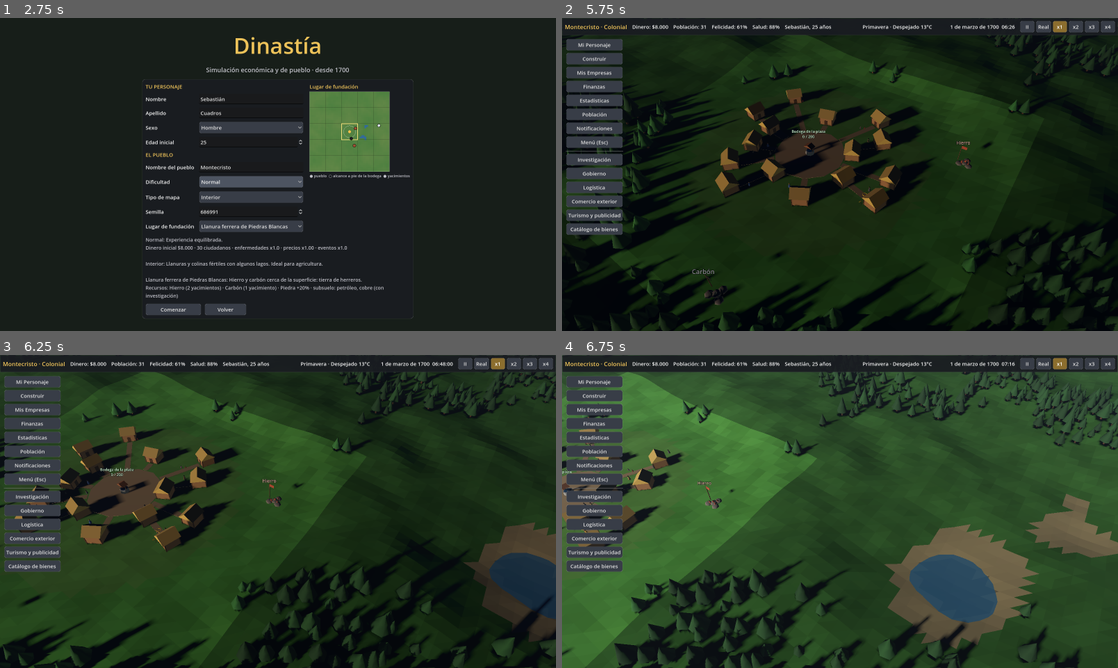
Above: before the commit, frames 1-4 (two rows, left to right).
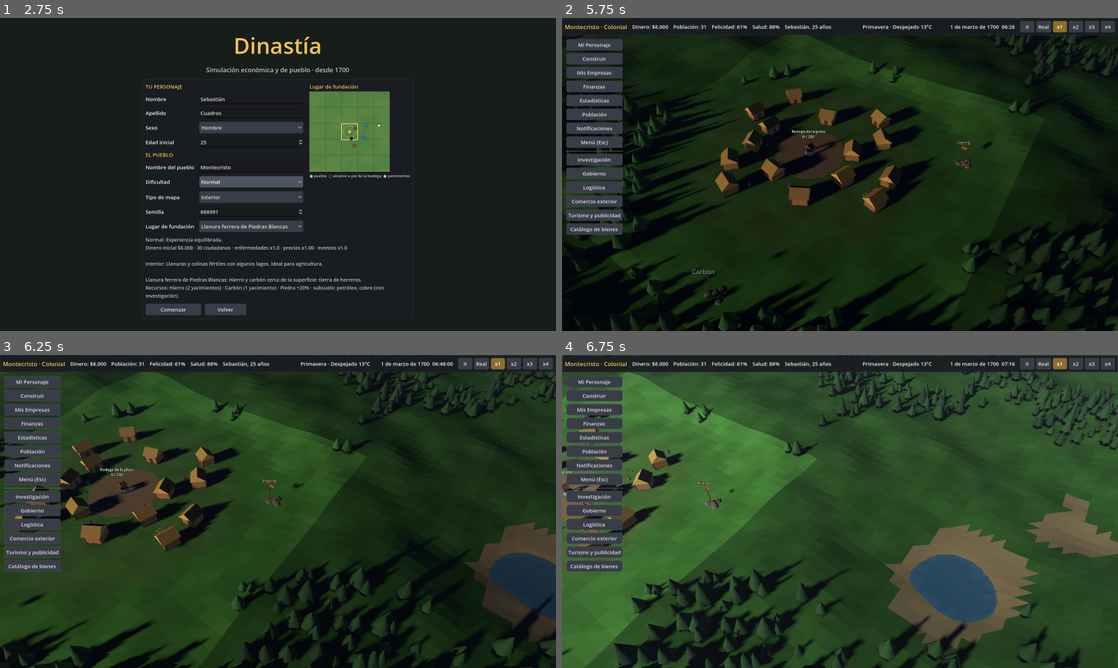
Above: after the commit, the same moments.

Repository: juanscuadros287-ctrl/Juegonuevo
Game: Godot game, scene res://scenes/main_menu.tscn
The game is run twice, just before and just after one commit, with the same random seed, the same clock (stepped at 60 frames per second) and the same inputs.
Inputs (mouse positions are in pixels of both pictures, inside the frame that each line leads up to):
- Up to frame 1 (2.75 s): click "Nueva partida" at 0.5 s; click "Normal" at 1.25 s; click "Normal" at 2 s
- Up to frame 2 (5.75 s): click "Comenzar" at 2.75 s; click "II" at 3.5 s; click "Real" at 4.25 s; click "x1" at 5 s
- Up to frame 3 (6.25 s): tap Enter at 5.75 s; move the mouse to (400, 495) at 5.77 s; hold D from 5.78 s (still down); tap 1 at 5.85 s; click (400, 495) at 5.92 s; tap Space at 6.02 s
- Up to frame 4 (6.75 s): release D at 6.5 s; drag from (728, 527) to (812, 574) at 6.52 s

Frame 1 is identical in both runs. In frame 2, 0.2% of the frame differs, in the area x 32-58%, y 27-58%; in frame 3, 0.3%, in the area x 9-36%, y 27-57%; in frame 4, less than 0.1%.

Commit message:
Casas: capacidad por camas según nivel y calidad; sin caminos automáticos a la plaza
Co-Authored-By: Claude Opus 5.5 <noreply@anthropic.com>
Claude-Session: https://claude.ai/code/session_01CqBZNUGZ12BKMsMvQQ1tMQ

Diff:
--- a/data/buildings.json
+++ b/data/buildings.json
@@ -14,7 +14,8 @@
     },
     "build_days": 15,
     "workers": 2,
-    "capacity": 6,
+    "capacity": 4,
+    "capacity_by_tier": {"normal": 4, "media": 5, "alta": 6},
     "quality": 1.0,
     "rent": 5,
     "sale_price": 350,
@@ -664,7 +665,8 @@
     },
     "build_days": 25,
     "workers": 3,
-    "capacity": 8,
+    "capacity": 5,
+    "capacity_by_tier": {"normal": 5, "media": 6, "alta": 7},
     "quality": 1.4,
     "rent": 8,
     "sale_price": 900,
@@ -1239,7 +1241,8 @@
     },
     "build_days": 40,
     "workers": 4,
-    "capacity": 10,
+    "capacity": 5,
+    "capacity_by_tier": {"normal": 5, "media": 6, "alta": 8},
     "quality": 1.8,
     "rent": 12,
     "sale_price": 2200,
--- a/data/citizens.json
+++ b/data/citizens.json
@@ -92,8 +92,8 @@
   "home_capacity_default": 6,
   "willing_markup": 1.6,
   "import_markup_employed": 1.4,
-  "self_build_cost": 150,
-  "self_build_monthly_chance": 0.25,
+  "self_build_cost": 60,
+  "self_build_monthly_chance": 0.35,
   "eviction_unpaid_days": 30,
   "quit_wage_ratio": 0.8,
   "quit_monthly_chance": 0.3,
--- a/scripts/autoload/game_data.gd
+++ b/scripts/autoload/game_data.gd
@@ -163,6 +163,15 @@
 	return w * 2.0
 
 
+## Personas que caben (camas) según nivel y calidad: "capacity_by_tier" o "capacity".
+func capacity(type_id: String, level: int, tier := "normal") -> int:
+	var ld := level_def(type_id, level)
+	var bt: Dictionary = ld.get("capacity_by_tier", {})
+	if bt.has(tier):
+		return int(bt[tier])
+	return int(ld.get("capacity", 0))
+
+
 func max_level(type_id: String) -> int:
 	return building_def(type_id).get("levels", []).size()
 
--- a/scripts/autoload/game_state.gd
+++ b/scripts/autoload/game_state.gd
@@ -310,7 +310,7 @@
 
 
 func building_capacity(b: Dictionary) -> int:
-	return int(level_def(b).get("capacity", 0))
+	return GameData.capacity(str(b.get("type", "")), int(b.get("level", 1)), str(b.get("tier", "normal")))
 
 
 func is_active(b: Dictionary) -> bool:
--- a/scripts/ui/build_menu.gd
+++ b/scripts/ui/build_menu.gd
@@ -60,7 +60,7 @@
 		if ld.has("jobs"):
 			extra = " · %d empleos · produce %s" % [int(ld["jobs"]), GameData.good_label(str(def.get("product", "")))]
 		elif ld.has("capacity"):
-			extra = " · %d personas · renta %s" % [int(ld["capacity"]), Fmt.money(float(ld.get("rent", 0)) * float(Housing.tier_def_by_id(tier).get("rent_mult", 1.0)))]
+			extra = " · %d personas · renta %s" % [GameData.capacity(type_id, 1, tier), Fmt.money(float(ld.get("rent", 0)) * float(Housing.tier_def_by_id(tier).get("rent_mult", 1.0)))]
 		var info := UIKit.label("%s · %d días · %d trabajadores%s\n%s" % [Fmt.money(cost["total"]), int(cost["days"]), int(cost["workers"]), extra, ", ".join(mats)], 12, UIKit.TEXT_DIM)
 		info.autowrap_mode = TextServer.AUTOWRAP_WORD_SMART
 		info.tooltip_text = str(def.get("description", ""))
--- a/scripts/ui/building_panel.gd
+++ b/scripts/ui/building_panel.gd
@@ -368,7 +368,7 @@
 		if nd.has("jobs"):
 			t += "Empleos: %d → %d · Producción/empleado: %.1f → %.1f · Calidad: %.1f → %.1f\n" % [int(cur.get("jobs", 0)), int(nd["jobs"]), float(cur.get("prod_per_worker", 0)), float(nd.get("prod_per_worker", 0)), float(cur.get("quality", 1)), float(nd.get("quality", 1))]
 		if nd.has("capacity"):
-			t += "Capacidad: %d → %d personas\n" % [int(cur.get("capacity", 0)), int(nd["capacity"])]
+			t += "Capacidad: %d → %d personas\n" % [GameState.building_capacity(b), GameData.capacity(str(b["type"]), next, str(b.get("tier", "normal")))]
 		if nd.has("business_slots"):
 			t += "Límite de negocios: +%d → +%d\n" % [int(cur.get("business_slots", 0)), int(nd["business_slots"])]
 		if nd.has("warehouse_capacity"):
--- a/scripts/world/world.gd
+++ b/scripts/world/world.gd
@@ -184,17 +184,6 @@
 		var flag := MeshLib.mesh_node(MeshLib.box(Vector3(0.05, 1.2, 0.05)), MeshLib.mat(Color(0.3, 0.2, 0.1)), Vector3(fp * 0.5, 0.6, fp * 0.5))
 		flag.add_child(MeshLib.mesh_node(MeshLib.box(Vector3(0.5, 0.3, 0.03)), MeshLib.mat(Color(0.95, 0.75, 0.2)), Vector3(0.25, 0.45, 0)))
 		holder.add_child(flag)
-	# Camino de tierra desde la plaza hasta el frente del edificio.
-	var flat := Vector2(pos.x, pos.z)
-	var length := flat.length()
-	var end := length - fp * 0.5
-	if length > 8.0 and length < 70.0 and end > 8.5:
-		var dir := flat / length
-		var mid := dir * (8.0 + end) * 0.5
-		var path := MeshLib.mesh_node(MeshLib.box(Vector3(1.3, 0.06, end - 8.0)), MeshLib.mat(Color(0.58, 0.5, 0.36)),
-				Vector3(mid.x, terrain.height_at(mid.x, mid.y) + 0.03, mid.y) - pos)
-		path.rotation.y = atan2(dir.x, dir.y)
-		root.add_child(path)
 	buildings_root.add_child(root)
 	building_nodes[id] = root
 	terrain.clear_trees(pos.x, pos.z, fp * 0.8 + 1.0)
